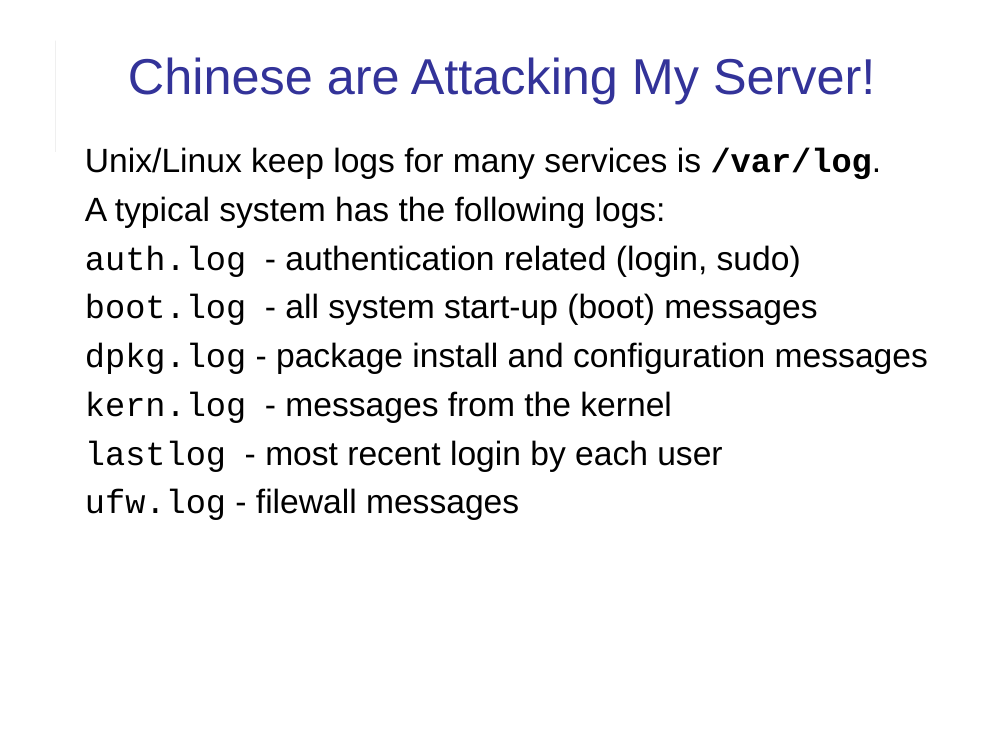
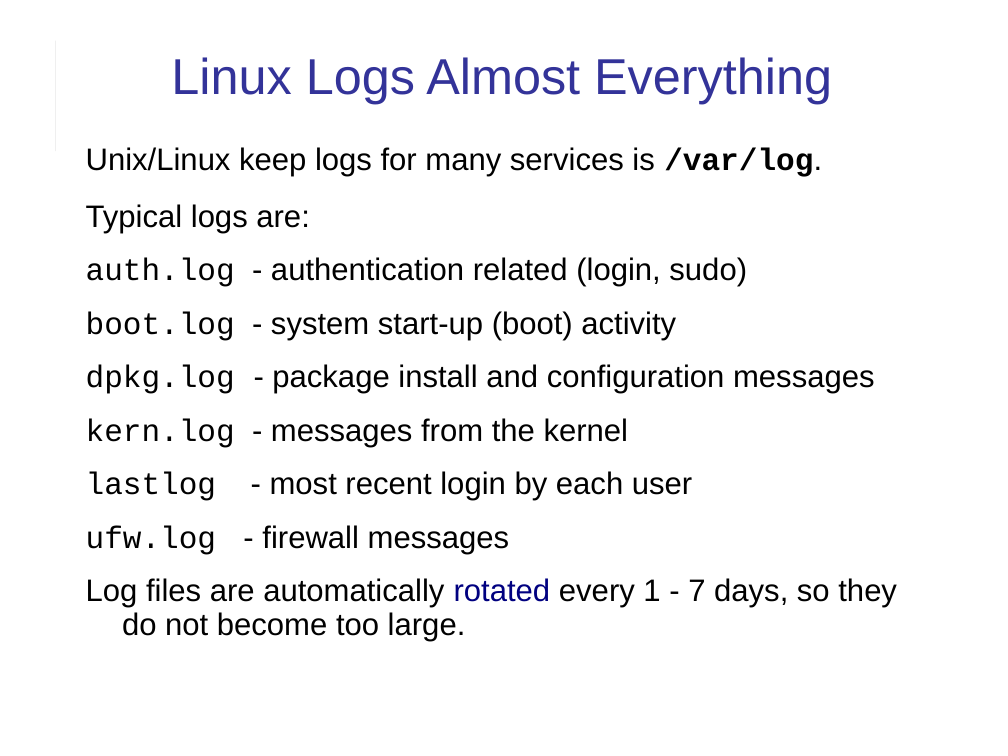
Before and after one commit to cpske/ISP, a slide deck: slide 8 of logging/Logging.ppt. Drawn at 1008x756 pixels with LibreOffice and Linux fonts; fonts in the diff are those of the drawing. Boxes give left, top, right and bottom in pixels: in the first picture for what was removed or moved away, otherwise in the second. Text is boxed around its words. In the diff, an @@ line names an element or a change of style, - is before the commit and + after.

```diff
--- a/logging/Logging.ppt
+++ b/logging/Logging.ppt
@@ title at bbox=[171, 57, 832, 104]: text changed @@
-Chinese are Attacking My Server!
+Linux Logs Almost Everything
@@ text at bbox=[86, 147, 875, 501]: size 24 to 22.2 pt in "Unix/Linux keep logs for many services is ...", "auth.log - authentication related (login, sudo)", "dpkg.log - package install and configuration messages", "kern.log - messages from the kernel" and 1 more places; indent changed; line spacing 1 to 0.9; more space between paragraphs @@
@@ text at bbox=[86, 204, 309, 233]: text changed; size 24 to 22.2 pt @@
-A typical system has the following logs:
+Typical logs are:
@@ text at bbox=[86, 311, 676, 341]: text changed; size 24 to 22.2 pt @@
-boot.log - all system start-up (boot) messages
+boot.log - system start-up (boot) activity
@@ text at bbox=[86, 525, 897, 641]: text changed; size 24 to 22.2 pt @@
-ufw.log - filewall messages
+ufw.log - firewall messages
+Log files are automatically rotated every 1 - 7 days, so they do not become too large.
```
Also in this commit, not shown: 19 other slides changed, 10 slides added, 1 slide removed, 2 other files.
